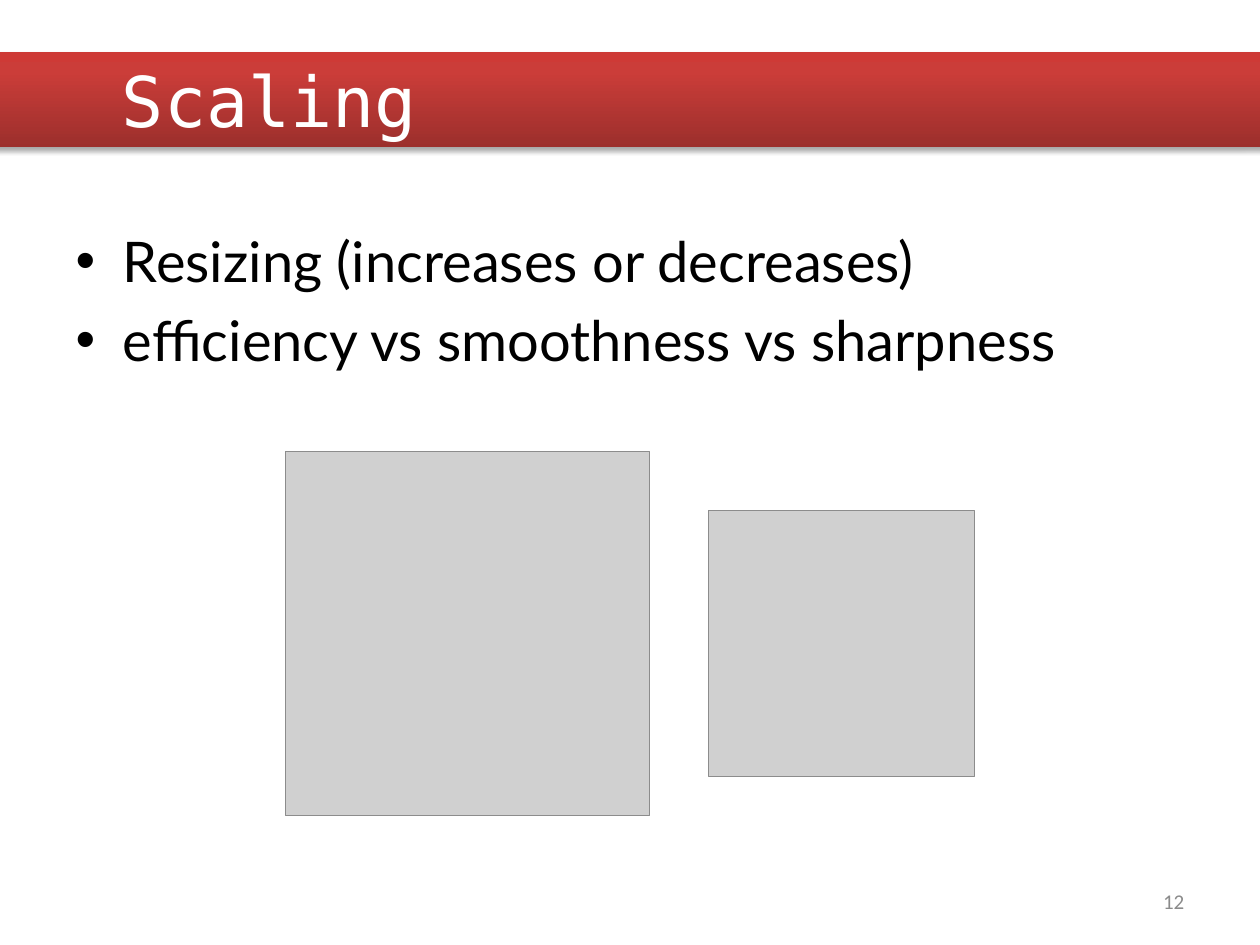
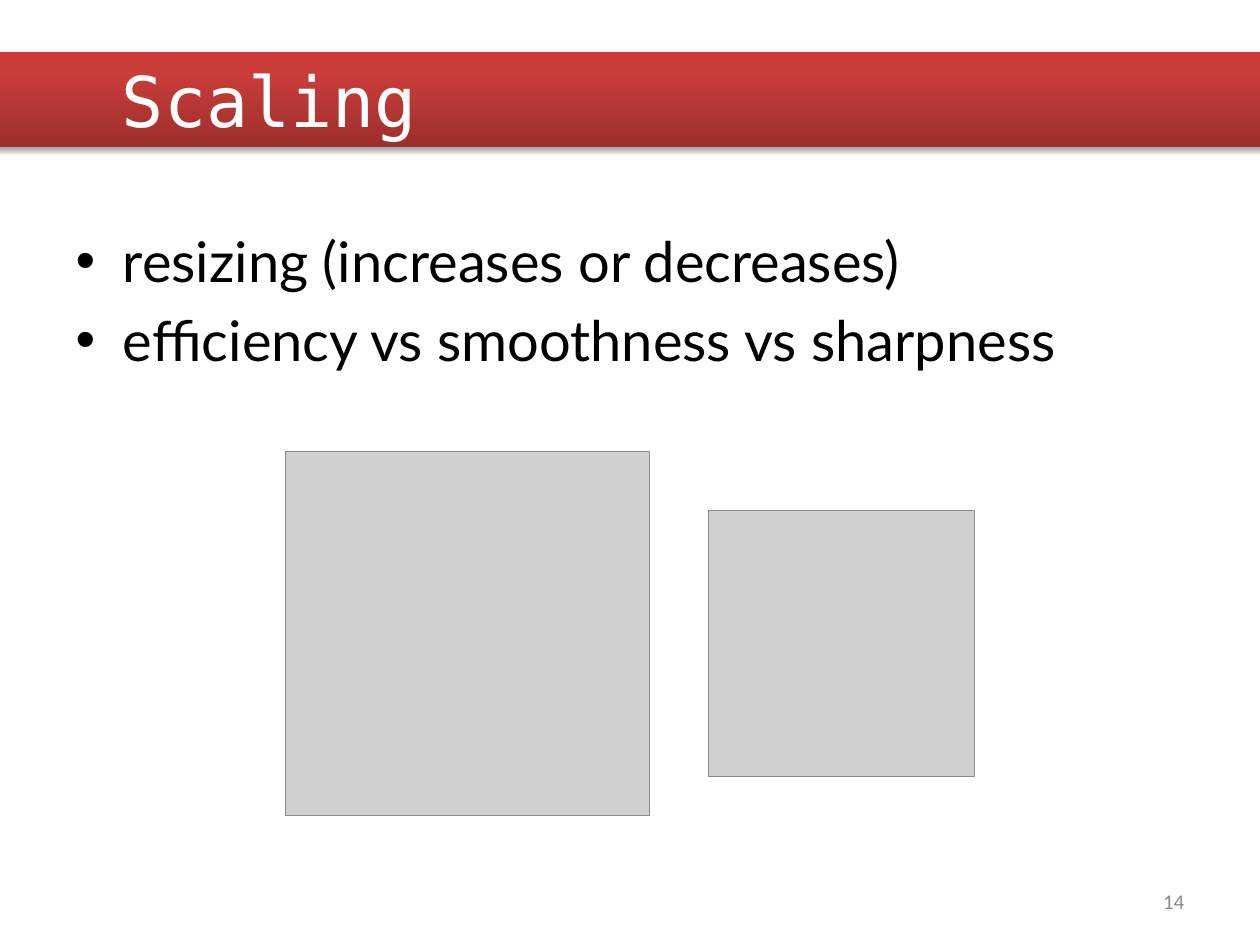
Before and after one commit to dorooobu/Tomato-Classification, a slide deck: slide 14 of Documents/First Presentation.pptx (slide 12 before the commit). Drawn at 1260x945 pixels with LibreOffice and Linux fonts; fonts in the diff are those of the drawing; grey boxes stand for pictures; background and template pictures are left out. Boxes give left, top, right and bottom in pixels: in the first picture for what was removed or moved away, otherwise in the second. Text is boxed around its words. In the diff, an @@ line names an element or a change of style, - is before the commit and + after.

```diff
--- a/Documents/First Presentation.pptx
+++ b/Documents/First Presentation.pptx
@@ text at bbox=[123, 238, 900, 293]: text changed @@
-• Resizing (increases or decreases)
+• resizing (increases or decreases)
@@ page number at bbox=[1163, 895, 1184, 909]: text changed @@
-12
+14
```
Also in this commit, not shown: 17 other slides changed, 2 slides added.
